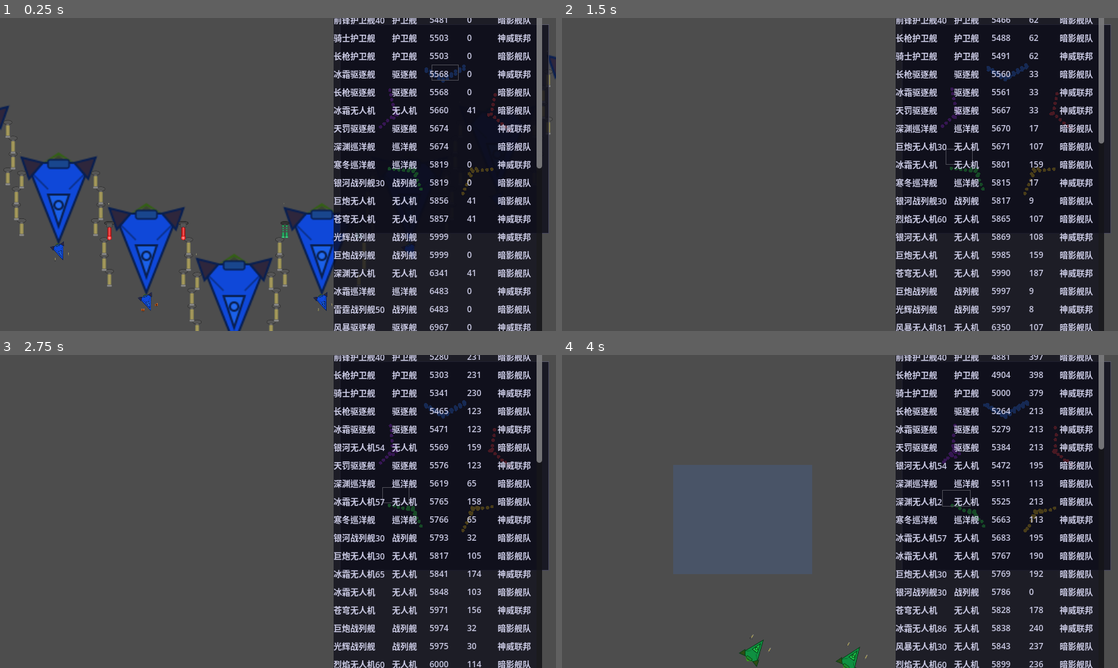
Above: before the commit, frames 1-4 (two rows, left to right).
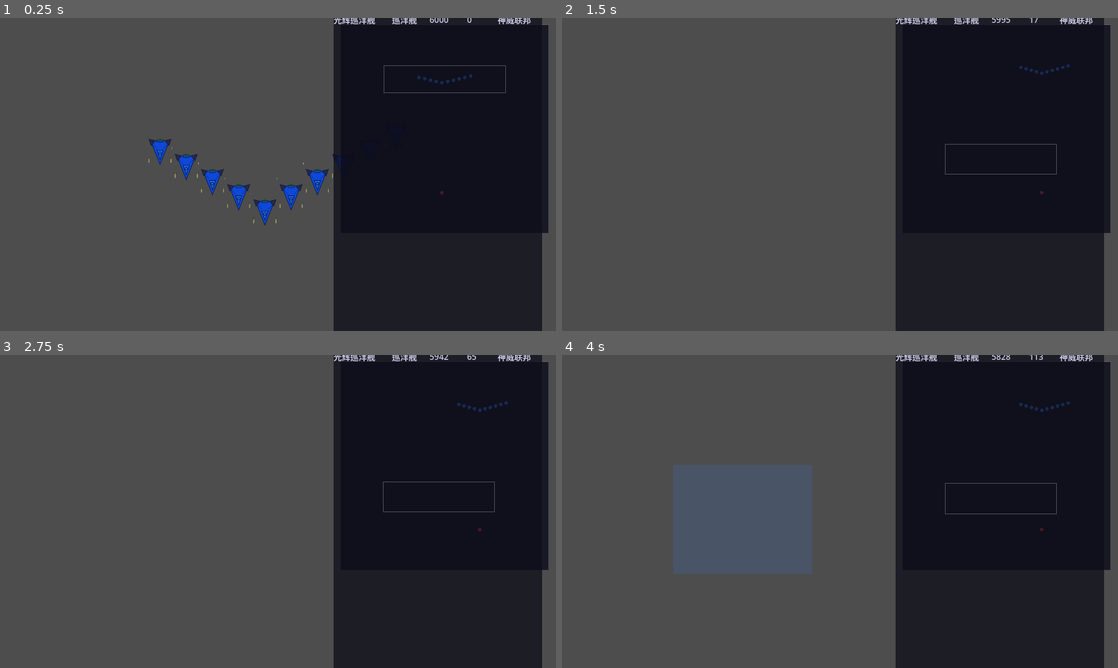
Above: after the commit, the same moments.

Repository: ZhanXuzhao/SpaceRTS
Game: Godot game, scene res://scenes/main.tscn
Two runs of this game, one before a commit and one after it. Both use one fixed random seed, a clock stepped at 60 frames per second and the inputs below.
Inputs (mouse positions are in pixels of both pictures, inside the frame that each line leads up to):
- Up to frame 1 (0.25 s): no input
- Up to frame 2 (1.5 s): click (995, 21) at 0.52 s; tap Enter at 1.25 s; move the mouse to (962, 158) at 1.27 s; hold W from 1.28 s (still down); tap R at 1.35 s; click (962, 158) at 1.42 s
- Up to frame 3 (2.75 s): release W at 2 s; drag from (166, 527) to (250, 574) at 2.02 s
- Up to frame 4 (4 s): move the mouse to (895, 442) at 2.77 s; hold W 2.78-3.5 s; tap H at 2.85 s; drag from (812, 574) to (673, 464) at 3.52 s

The runs differ from the first frame. In frame 1, 17% of the frame differs, in the area x 0-100%, y 0-100%; in frame 2, 7.9%; in frame 3, 8.0%; in frame 4, 8.3%.

Commit message:
V字阵型移动 + 单阵营不判定游戏结束 + 测试配置调整

Diff:
--- a/game_config.gd
+++ b/game_config.gd
@@ -114,10 +114,11 @@
 # ===== 阵营配置 =====
 ## 二维数组：[[随机船, 护卫舰, 驱逐舰, 巡洋舰, 战列舰], ...]
 ## a.length = 阵营数量，a[0] = 玩家阵营，其余为AI阵营
-static var player = [0, 0, 0, 0, 10]
-static var f0 = [10, 0, 0, 0, 0]
+static var player = [0, 10, 0, 0, 0]
+static var f0 = [0, 0, 0, 1, 0]
 static var f1 = [0, 2, 2, 2, 1]
 static var f2 = [0, 2, 4, 2, 1]
 static var f3 = [0, 2, 2, 4, 1]
 static var f4 = [0, 2, 2, 2, 4]
-static var faction_config: Array = [player,f0, f0,f0,f0]
+# static var faction_config: Array = [player,f0, f0,f0,f0]
+static var faction_config: Array = [player,f0]
--- a/scripts/main.gd
+++ b/scripts/main.gd
@@ -210,6 +210,10 @@
 
 
 func _check_game_over() -> void:
+	# 仅一个阵营时不判定游戏结束（方便自由测试）
+	if faction_team_names.size() <= 1:
+		return
+
 	var alive: Dictionary = {}  # team_name → count
 	for unit in _units:
 		if not is_instance_valid(unit) or unit.hull <= 0:
@@ -662,7 +666,14 @@
 			return
 	var enemy = _find_enemy_at_world(world_pos)
 	var shift_held = Input.is_key_pressed(KEY_SHIFT)
-	for unit in _selected_units:
+
+	# 多单位移动时计算阵型偏移（只在非攻击指令时生效）
+	var formation_offsets: Array[Vector2] = []
+	if _selected_units.size() > 1 and enemy == null:
+		formation_offsets = _calc_v_formation(_selected_units, world_pos)
+
+	for i in range(_selected_units.size()):
+		var unit = _selected_units[i]
 		if not is_instance_valid(unit) or unit.hull <= 0:
 			continue
 		if enemy != null:
@@ -671,10 +682,87 @@
 			else:
 				unit.attack_target(enemy)
 		else:
+			var target_pos = world_pos
+			if i < formation_offsets.size():
+				target_pos = world_pos + formation_offsets[i]
 			if shift_held:
-				unit.queue_move_to(world_pos)
+				unit.queue_move_to(target_pos)
 			else:
-				unit.move_to(world_pos)
+				unit.move_to(target_pos)
+
+
+const FORMATION_BASE_SPACING := 70.0
+
+func _calc_v_formation(units: Array, target_pos: Vector2) -> Array[Vector2]:
+	"""计算 V 字阵型
+	- 目标点 = 阵型顶点（最大船停在目标点）
+	- 方向 = 领队（最大船）当前位置 → 目标点的射线
+	- 按船型从大到小排布：大船居中靠前，小船展开两翼
+	- 返回值保持与 units 入参顺序一致
+	"""
+	# 筛选有效单位
+	var valid: Array[Unit] = []
+	for u in units:
+		if is_instance_valid(u) and u.hull > 0:
+			valid.append(u)
+	var count = valid.size()
+	if count == 0:
+		return []
+
+	# 找到领队（尺寸最大的船）
+	var leader: Unit = valid[0]
+	for u in valid:
+		if u._size_mult > leader._size_mult:
+			leader = u
+
+	# 前进方向：领队当前位置 → 目标点
+	var forward := (target_pos - leader.global_position).normalized()
+	if forward.length_squared() < 0.001:
+		forward = Vector2.RIGHT
+	var right := Vector2(forward.y, -forward.x)
+
+	# 平均尺寸决定基础间距
+	var avg_size := 0.0
+	for u in valid:
+		avg_size += u._size_mult
+	avg_size /= count
+	var spacing := FORMATION_BASE_SPACING * avg_size
+
+	# 按尺寸从大到小排序（大船靠近顶点）
+	var sorted = valid.duplicate()
+	sorted.sort_custom(func(a, b): return a._size_mult > b._size_mult)
+
+	# 为排序后的单位计算偏移：第 0 个（领队）在顶点，其余展开 V 字
+	var sorted_offsets: Array[Vector2] = []
+	sorted_offsets.append(Vector2.ZERO)  # 领队 → 目标点（顶点）
+
+	var idx := 1
+	while idx < count:
+		var layer := (idx + 1) * 0.5  # 第几对，从 1 开始
+		var back = layer * spacing * 0.8
+		var spread = layer * spacing * 1.0
+		# 左翼
+		sorted_offsets.append(-forward * back - right * spread)
+		idx += 1
+		if idx < count:
+			# 右翼
+			sorted_offsets.append(-forward * back + right * spread)
+			idx += 1
+
+	# 将偏移量映射回原始入参顺序
+	var unit_to_offset: Dictionary = {}
+	for i in range(count):
+		unit_to_offset[sorted[i]] = sorted_offsets[i]
+
+	var result: Array[Vector2] = []
+	result.resize(units.size())
+	for i in range(units.size()):
+		var u = units[i]
+		if is_instance_valid(u) and u.hull > 0 and unit_to_offset.has(u):
+			result[i] = unit_to_offset[u]
+		else:
+			result[i] = Vector2.ZERO
+	return result
 
 
 func _ai_controller_init() -> void:
